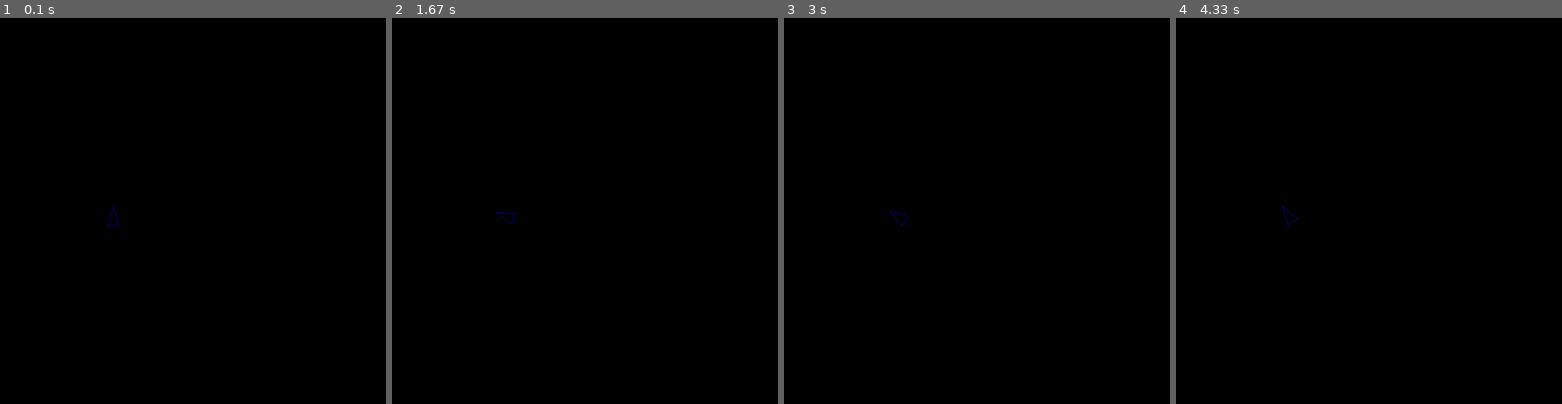
Above: before the commit, frames 1-4 (left to right).
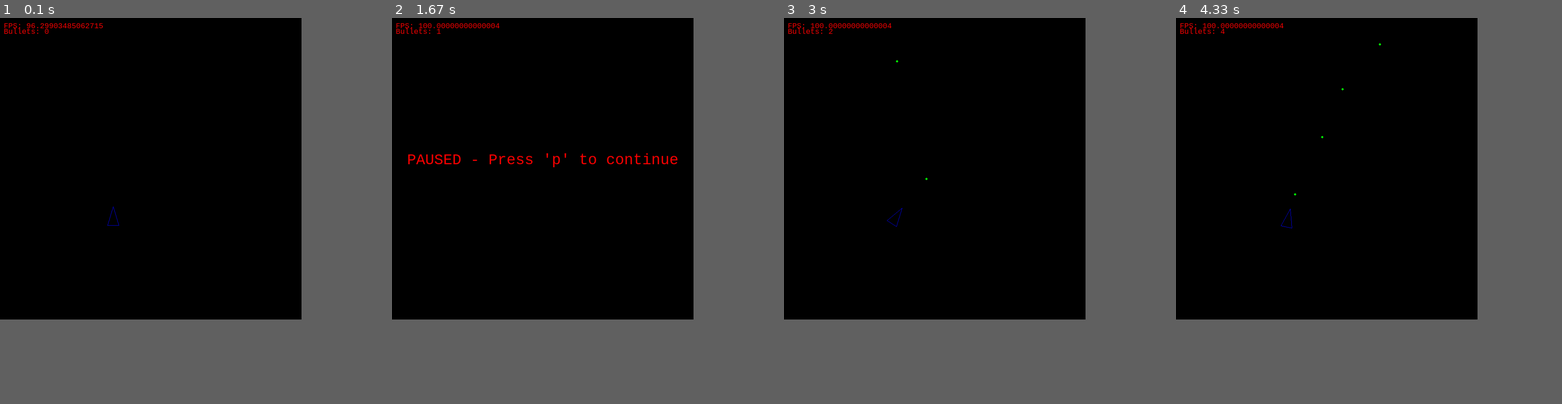
Above: after the commit, the same moments.

Repository: javert42/Astroids-pygame
Game: pygame game, started from game.py
Same seed, same stepped clock (60 frames per second), same inputs: the game is played once before the commit and once after it.
Inputs:
- Up to frame 1 (0.1 s): no input
- Up to frame 2 (1.67 s): hold Space 0.33-0.8 s; hold Right 0.33-0.8 s; hold P 0.83-1.3 s; hold Right 0.83-1.3 s; tap Space at 0.9, 1.2, 1.4 s; hold Right from 1.33 s (still down)
- Up to frame 3 (3 s): tap Space at 1.7, 2.73 s; release Right at 1.8 s; hold P from 2.67 s (still down); hold Left from 2.67 s (still down)
- Up to frame 4 (4.33 s): tap Space at 3.03, 3.3, 3.6, 3.87, 4.2 s; release P at 3.2 s; release Left at 3.2 s; hold Left 3.23-3.77 s; hold Down 3.8-4.1 s; hold Left from 4.13 s (still down)
The window is 900x900 before the commit and 703x703 after it. Grey fills any space a smaller window leaves; there, only what the larger window draws over its background counts as a difference.

The runs differ from the first frame. In frame 1, 0.2% of the frame differs, in the area x 1-27%, y 1-5%; in frame 2, 0.8%, in the area x 1-74%, y 1-54%; in frame 3, 0.3%; in frame 4, 0.3%.

Commit message:
Knocked off a few TODO items, and added debugging help.

Diff:
--- a/astroids.py
+++ /dev/null
@@ -1,51 +0,0 @@
-import sys, pygame, random, math
-from pygame.locals import *
-import spaceShip
-
-size = 1024,1024
-fps_limit = 100
-pygame.init()
-screen = pygame.display.set_mode(size)
-clock = pygame.time.Clock()
-ship = spaceShip.SpaceShip(300,500,(0,0,255))
-keydown = None
-quant = 5
-
-
-def process_key():
-    if (keydown != None and keydown["time"] >= quant):
-        {
-            K_UP    : lambda: ship.accelerate(.001),
-            K_DOWN  : lambda: ship.accelerate(-.001),
-            K_LEFT  : lambda: ship.turn(-1),
-            K_RIGHT : lambda: ship.turn(1),
-        }.get(keydown["key"])()
-        keydown["time"] -= quant
-
-
-while True:
-    for event in pygame.event.get():
-        if event.type == pygame.QUIT:
-            sys.exit()
-        elif event.type == KEYDOWN and event.key == K_ESCAPE:
-            sys.exit()
-        elif event.type == KEYDOWN and event.key == K_q:
-            sys.exit()
-        elif event.type == KEYDOWN and (event.key == K_UP
-                                        or event.key == K_DOWN
-                                        or event.key == K_LEFT
-                                        or event.key == K_RIGHT):
-            keydown = {"key":event.key, "time":quant}
-        elif event.type == KEYUP:
-            keydown = None
-
-    process_key()
-    dtime = clock.tick(fps_limit)
-    if (keydown != None):
-        keydown["time"] += dtime
-    screen.fill((0,0,0))
-    ship.advance(dtime)
-    ship.draw(screen)
-
-    pygame.display.flip()
-    pygame.display.update()
--- /dev/null
+++ b/bullet.py
@@ -0,0 +1,22 @@
+import pygame, math
+
+class Bullet:
+
+    def __init__(self, pos, d, v):
+        self.pos = pos
+        self.direction = d
+        self.velocity = v
+        self.color = (0,255,0)
+
+    def draw(self, screen):
+        pygame.draw.circle(screen, self.color, (int(self.pos[0]),int(self.pos[1])), 3)
+
+    def advance(self, dtime):
+        xd = math.sin( self.direction ) * self.velocity * dtime
+        yd = math.cos( self.direction ) * self.velocity * dtime
+        self.pos = (self.pos[0] + xd, self.pos[1] + yd)
+
+    def isOffScreen(self, screen):
+        if ((self.pos[0] < 0 or self.pos[0] > screen.get_width())
+            or (self.pos[1] < 0 or self.pos[1] > screen.get_height())):
+            return True
--- /dev/null
+++ b/debugScreen.py
@@ -0,0 +1,19 @@
+import pygame
+
+class DebugScreen:
+
+    def __init__(self, screen):
+        self.screen = screen
+        self.lines = []
+        self.font = pygame.font.SysFont("monospace", 20)
+
+    def add(self, line):
+        self.lines.append(line)
+
+    def draw(self):
+        ypos = 10
+        for line in self.lines:
+            label = self.font.render(line, 1, (255,0,0))
+            self.screen.blit(label, (10, ypos))
+            ypos = 15 + ypos
+        self.lines = []
--- /dev/null
+++ b/game.py
@@ -0,0 +1,85 @@
+#!/usr/bin/env python
+
+import sys, pygame, random, math
+from pygame.locals import *
+import spaceShip, bullet, debugScreen
+
+size = 800,800
+fps_limit = 100
+pygame.init()
+screen = pygame.display.set_mode(size)
+clock = pygame.time.Clock()
+ship = spaceShip.SpaceShip(300,500,(0,0,255))
+keydown = None
+quant = 5
+bullets = []
+debug = debugScreen.DebugScreen(screen)
+fonts = {}
+fonts["pause"] = pygame.font.SysFont("monospace", 40)
+pauseLabel = fonts["pause"].render("PAUSED - Press 'p' to continue", 1, (255,0,0))
+
+paused = False
+
+def process_key():
+    if (keydown != None and keydown["time"] >= quant):
+        {
+            K_UP    : lambda: ship.accelerate(.001),
+            K_DOWN  : lambda: ship.accelerate(-.001),
+            K_LEFT  : lambda: ship.turn(-1),
+            K_RIGHT : lambda: ship.turn(1),
+        }.get(keydown["key"])()
+        keydown["time"] -= quant
+
+
+while True:
+    for event in pygame.event.get():
+        if event.type == pygame.QUIT:
+            sys.exit()
+        elif event.type == KEYDOWN and event.key == K_ESCAPE:
+            sys.exit()
+        elif event.type == KEYDOWN and event.key == K_q:
+            sys.exit()
+        elif event.type == KEYDOWN and event.key == K_p:
+            paused = not paused
+
+        if paused:
+            continue
+        elif event.type == KEYDOWN and (event.key == K_UP
+                                        or event.key == K_DOWN
+                                        or event.key == K_LEFT
+                                        or event.key == K_RIGHT):
+            keydown = {"key":event.key, "time":quant}
+        elif event.type == KEYUP:
+            keydown = None
+        elif event.type == KEYDOWN and event.key == K_SPACE:
+            bullets.append(bullet.Bullet(ship.getGunPosition(),
+                                         ship.getDirection(),
+                                         ship.getVelocity()-.5))
+
+    debug.add("FPS: " + str(clock.get_fps()))
+    debug.add("Bullets: " + str(len(bullets)))
+    screen.fill((0,0,0))
+    dtime = clock.tick(fps_limit)
+
+    if paused:
+        tx = (screen.get_width() - pauseLabel.get_width()) / 2
+        ty = (screen.get_height() - pauseLabel.get_height()) / 2
+        ty = ty - (pauseLabel.get_height() / 2)
+        screen.blit(pauseLabel, (tx,ty))
+    else:
+        process_key()
+        if (keydown != None):
+            keydown["time"] += dtime
+        ship.advance(dtime)
+        ship.draw(screen)
+        for b in bullets:
+            b.advance(dtime)
+            b.draw(screen)
+
+        for b in bullets[:]:
+            if b.isOffScreen(screen):
+                bullets.remove(b)
+
+    debug.draw()
+    pygame.display.flip()
+    pygame.display.update()
--- a/spaceShip.py
+++ b/spaceShip.py
@@ -11,21 +11,29 @@
         self.points = [(x,y),
                        (x-(self.width/2),y+self.height),
                        (x+(self.width/2),y+self.height)]
-        self.x_pos = x
-        self.y_pos = y+(self.height/2)
+        self.pos = (x, y+(self.height/2))
         self.color = color
 
+    def getGunPosition(self):
+        #FIXME
+        return self.pos
+
+    def getDirection(self):
+        return self.direction
+
+    def getVelocity(self):
+        return self.velocity
+
     def draw(self, screen):
-        r = pygame.draw.polygon(screen, self.color, self.points, 1)
+        pygame.draw.polygon(screen, self.color, self.points, 1)
 
     def accelerate(self, val):
-        self.velocity = self.velocity + val
+        self.velocity = self.velocity + (-val)
 
     def advance(self, dtime):
         xd = math.sin( self.direction ) * self.velocity * dtime
         yd = math.cos( self.direction ) * self.velocity * dtime
-        self.x_pos = self.x_pos + xd
-        self.y_pos = self.y_pos + yd
+        self.pos = (self.pos[0] + xd, self.pos[1] + yd)
         new_points = []
         for point in self.points:
             new_point = (point[0] + xd, point[1]+yd)
@@ -33,18 +41,18 @@
         self.points = new_points
 
     def turn(self, deg):
-        rad = math.radians(deg)
+        rad = math.radians(-deg)
         self.direction = (self.direction + rad) % (2*math.pi)
         new_points = []
         for point in self.points:
-            x = point[0] - self.x_pos
-            y = point[1] - self.y_pos
+            x = point[0] - self.pos[0]
+            y = point[1] - self.pos[1]
 
             x = x * math.cos(rad) + y * math.sin(rad)
             y = x * (-1* math.sin(rad)) + y * math.cos(rad)
 
-            x = x + self.x_pos
-            y = y + self.y_pos
+            x = x + self.pos[0]
+            y = y + self.pos[1]
 
             new_points.append((x,y))
         self.points = new_points
Not shown, changed: TODO
